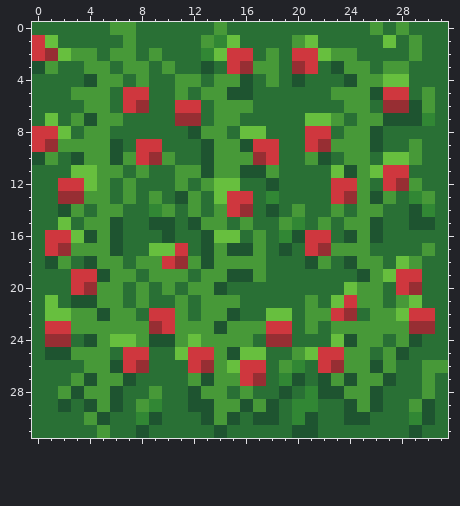
Two versions of one pixel-art file, Assets/Sprites/Tomato.aseprite. That is the earlier state.
32x32 pixels, 1 frame.
Now the later version:
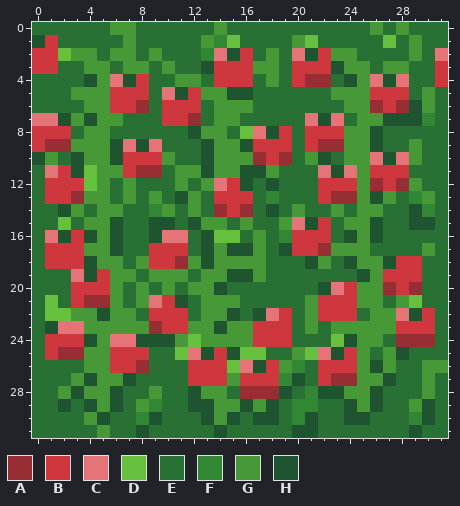
Palette (. is transparent): A #972e33  B #cf373e  C #e57479  D #67bf3e  E #297035  F #318734  G #479938  H #1e5430
The exact change:
Changed rows in their new state; - is an unchanged pixel.
first column x 0:
 1 HB------------------------------
 2 -B------------CH----CHB--------C
 3 BB------------B-B---B-B--------B
 4 ------CHB-----BBB---BAA---CHC--B
 5 ------B---CHB-------------B-----
 6 ------B---B---------------AB----
 7 CCH-------BB---------CHC--------
 8 --B--------------CHB---B--------
 9 --A----CHC---------B---A--------
10 -------B-B---------A------CHC---
11 -CBH---BAA------------CHC-B-----
12 -B------------CBH-----B---A-----
13 -BB-----------B-------BA--------
14 --------------A-----------------
15 --------------------CHB---------
16 -CHB-----HCC--------B-----------
17 --BB-----BB---------B-----------
18 -BBB-----B-----------------HBB--
19 ---CHB---------------------B----
20 ----BB----------------HCB--A----
21 ---BAA---CBH----------BB--------
22 -----------B-----HCB--B-B---CH--
23 -HCC-------B-----B----------BBB-
24 -BBB--CCH--------BBB--------AAA-
25 -BAA--B-----CHB-------CHB-------
26 ------B------BB-CHB----BB-------
27 ------------BBB--BB---BAA-------
28 ----------------AAA-------------
